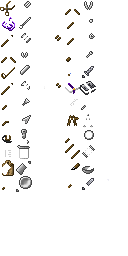
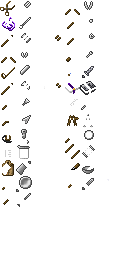
Two versions of the same layered image (128 x 256). Layer-by-layer changes:
painted on "Pasted Layer #4" over [3, 178, 94, 207]
